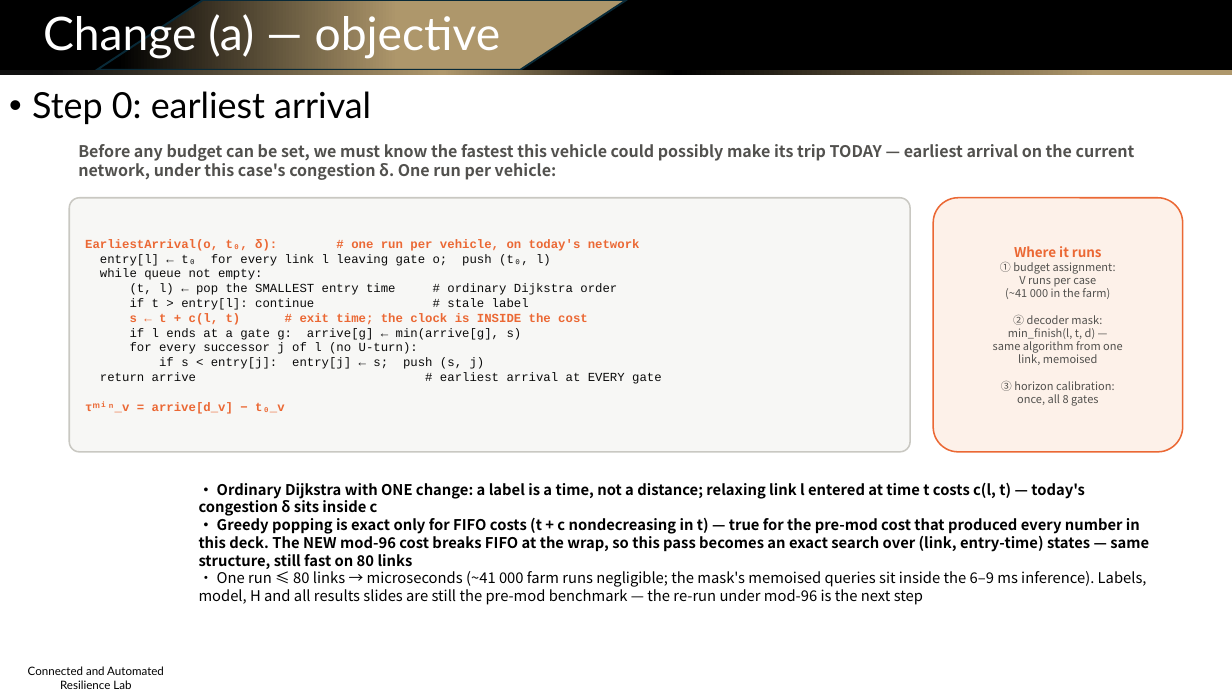
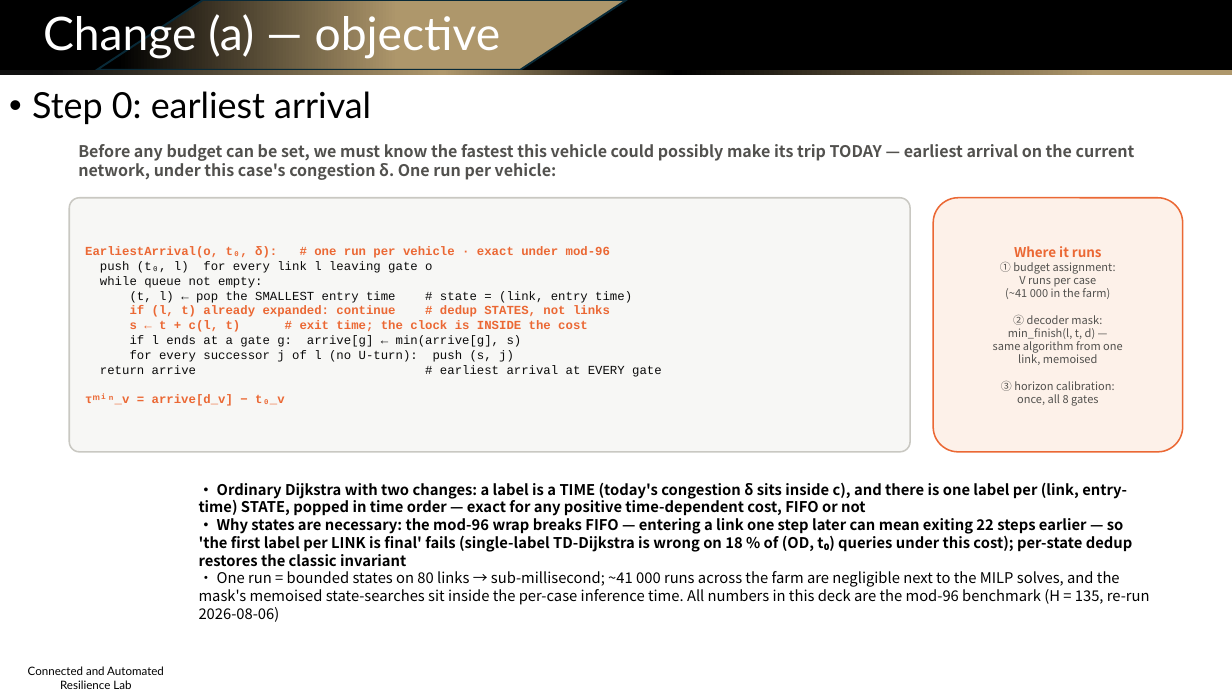
Before and after one commit to Dylan-Wyl10/RoboSense, a slide deck: slide 11 of experiments/20260804-budget-conditioning/ppt/sensing_routing_method_and_results.pptx. Drawn at 1232x693 pixels with LibreOffice and Linux fonts; fonts in the diff are those of the drawing; background and template pictures are left out. Boxes give left, top, right and bottom in pixels: in the first picture for what was removed or moved away, otherwise in the second. Text is boxed around its words. In the diff, an @@ line names an element or a change of style, - is before the commit and + after.

```diff
--- a/experiments/20260804-budget-conditioning/ppt/sensing_routing_method_and_results.pptx
+++ b/experiments/20260804-budget-conditioning/ppt/sensing_routing_method_and_results.pptx
@@ text in rounded rectangle at <box>85,246,610,273</box>: text changed @@
-EarliestArrival(o, t₀, δ): # one run per vehicle, on today's network
-entry[l] ← t₀ for every link l leaving gate o; push (t₀, l)
+EarliestArrival(o, t₀, δ): # one run per vehicle · exact under mod-96
+push (t₀, l) for every link l leaving gate o
@@ text in rounded rectangle at <box>130,291,632,317</box>: text changed @@
-(t, l) ← pop the SMALLEST entry time # ordinary Dijkstra order
-if t > entry[l]: continue # stale label
+(t, l) ← pop the SMALLEST entry time # state = (link, entry time)
+if (l, t) already expanded: continue # dedup STATES, not links
@@ text in rounded rectangle at <box>130,350,514,362</box>: text changed @@
-for every successor j of l (no U-turn):
-if s < entry[j]: entry[j] ← s; push (s, j)
+for every successor j of l (no U-turn): push (s, j)
@@ text at <box>199,483,1150,622</box>: text changed @@
-• Ordinary Dijkstra with ONE change: a label is a time, not a distance; relaxing link l entered at time t costs c(l, t) — today's congestion δ sits inside c
-• Greedy popping is exact only for FIFO costs (t + c nondecreasing in t) — true for the pre-mod cost that produced every number in this deck. The NEW mod-96 cost breaks FIFO at the wrap, so this pass becomes an exact search over (link, entry-time) states — same structure, still fast on 80 links
-• One run ≤ 80 links → microseconds (~41 000 farm runs negligible; the mask's memoised queries sit inside the 6–9 ms inference). Labels, model, H and all results slides are still the pre-mod benchmark — the re-run under mod-96 is the next step
+• Ordinary Dijkstra with two changes: a label is a TIME (today's congestion δ sits inside c), and there is one label per (link, entry-time) STATE, popped in time order — exact for any positive time-dependent cost, FIFO or not
+• Why states are necessary: the mod-96 wrap breaks FIFO — entering a link one step later can mean exiting 22 steps earlier — so 'the first label per LINK is final' fails (single-label TD-Dijkstra is wrong on 18 % of (OD, t₀) queries under this cost); per-state dedup restores the classic invariant
+• One run = bounded states on 80 links → sub-millisecond; ~41 000 runs across the farm are negligible next to the MILP solves, and the mask's memoised state-searches sit inside the per-case inference time. All numbers in this deck are the mod-96 benchmark (H = 135, re-run 2026-08-06)
```
Also in this commit, not shown: 12 other slides changed, 26 other files.
